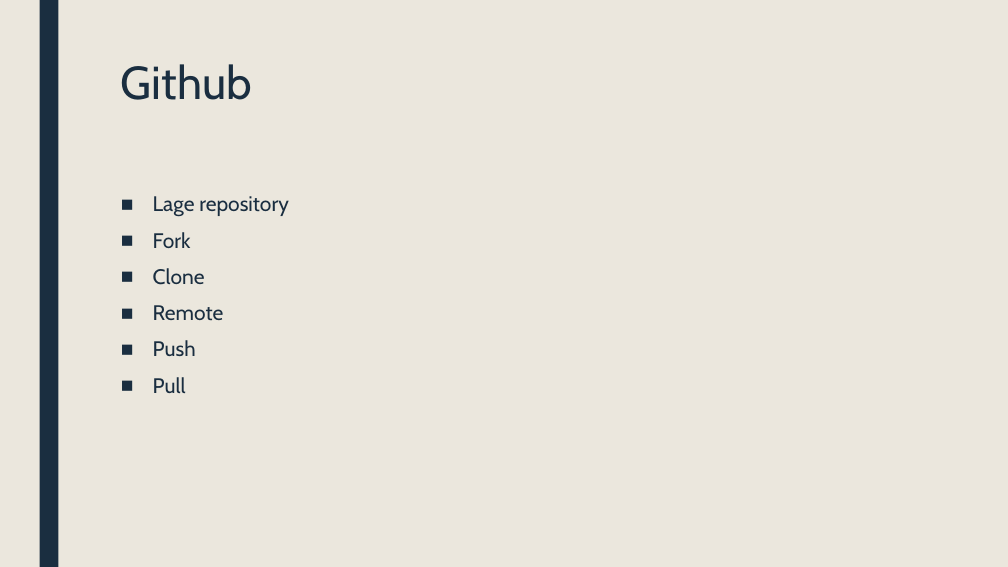
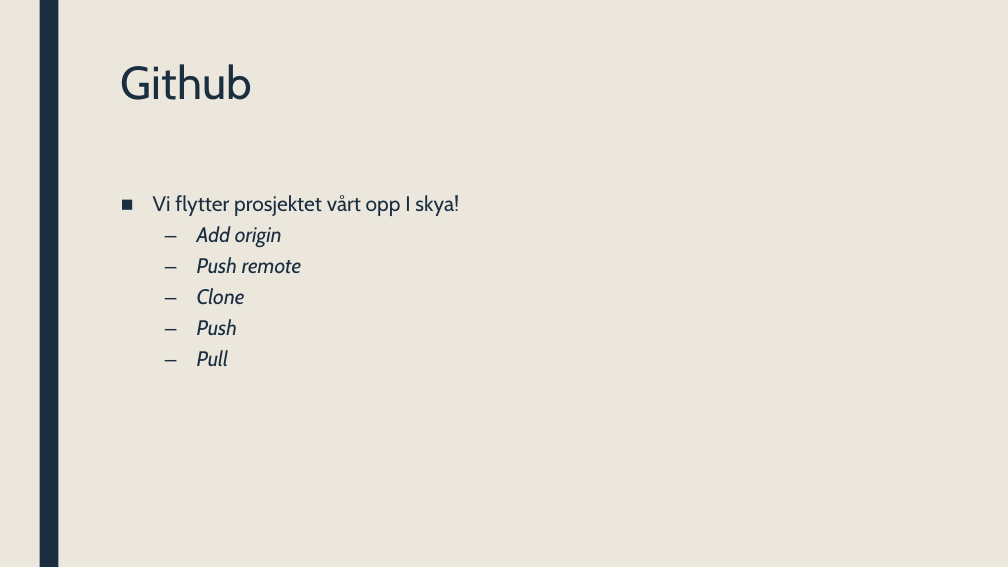
Before and after one commit to ufarm/sommer2016, a slide deck: slide 29 of GIT.pptx (slide 30 before the commit). Drawn at 1008x567 pixels with LibreOffice and Linux fonts; fonts in the diff are those of the drawing. Boxes give left, top, right and bottom in pixels: in the first picture for what was removed or moved away, otherwise in the second. Text is boxed around its words. In the diff, an @@ line names an element or a change of style, - is before the commit and + after.

```diff
--- a/GIT.pptx
+++ b/GIT.pptx
@@ text at (x1=153, y1=195, x2=459, y2=274): text changed @@
-■ Lage repository
-■ Fork
+■ Vi flytter prosjektet vårt opp I skya!
+  – Add origin
+  – Push remote
@@ text at (x1=197, y1=288, x2=245, y2=366): italic on in "Clone", "Push", "Pull"; bullet ■ to –; list level 1 to 2 in "Clone"; list level 1 to 2 in "Push"; list level 1 to 2 in "Pull" @@
@@ text at (x1=153, y1=305, x2=224, y2=321): paragraph removed @@
-■ Remote
```
Also in this commit, not shown: 11 other slides changed, 1 slide added, 2 slides removed.
